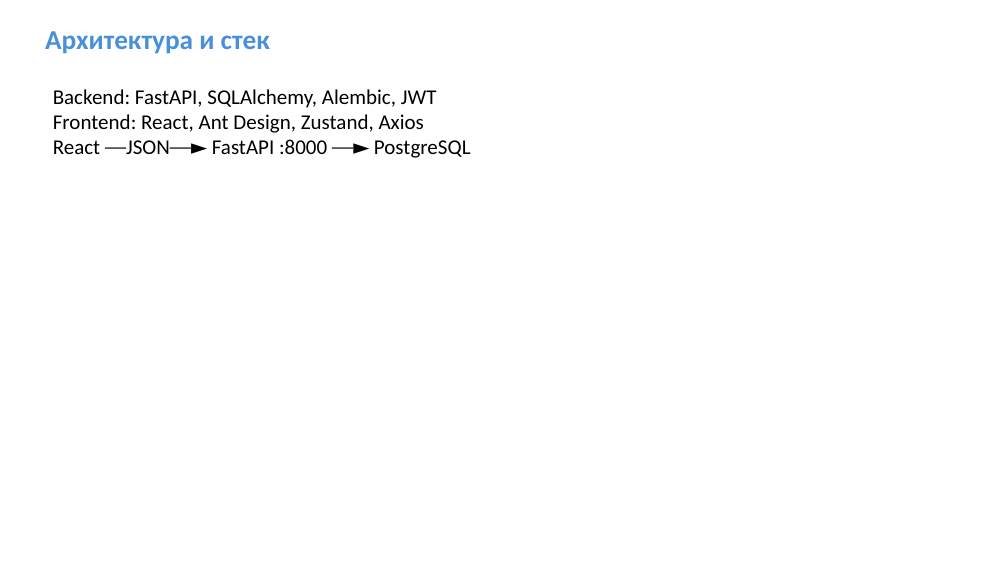
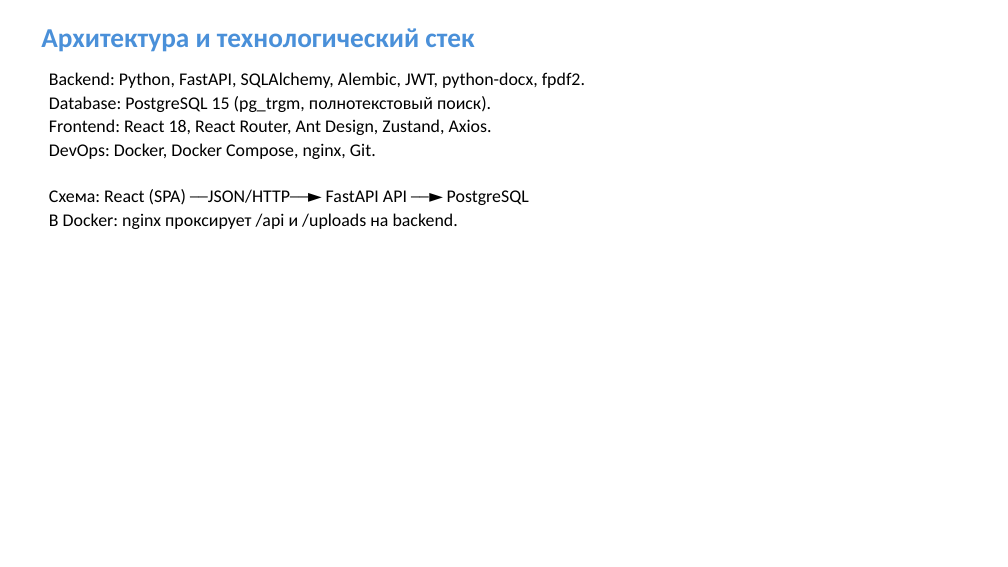
Before and after one commit to Sergei0319/ticktick-diplom, a slide deck: slide 3 of presentation/Презентация_TickTick_диплом.pptx. Drawn at 1008x567 pixels with LibreOffice and Linux fonts; fonts in the diff are those of the drawing. Boxes give left, top, right and bottom in pixels: in the first picture for what was removed or moved away, otherwise in the second. Text is boxed around its words. In the diff, an @@ line names an element or a change of style, - is before the commit and + after.

```diff
--- a/presentation/Презентация_TickTick_диплом.pptx
+++ b/presentation/Презентация_TickTick_диплом.pptx
@@ text at (x1=41, y1=28, x2=474, y2=52): text changed @@
-Архитектура и стек
+Архитектура и технологический стек
@@ text at (x1=49, y1=72, x2=585, y2=229): text changed; size 20 to 17 pt @@
-Backend: FastAPI, SQLAlchemy, Alembic, JWT
-Frontend: React, Ant Design, Zustand, Axios
-React ──JSON──► FastAPI :8000 ──► PostgreSQL
+Backend: Python, FastAPI, SQLAlchemy, Alembic, JWT, python-docx, fpdf2.
+Database: PostgreSQL 15 (pg_trgm, полнотекстовый поиск).
+Frontend: React 18, React Router, Ant Design, Zustand, Axios.
+DevOps: Docker, Docker Compose, nginx, Git.
+Схема: React (SPA) ──JSON/HTTP──► FastAPI API ──► PostgreSQL
+В Docker: nginx проксирует /api и /uploads на backend.
```
Also in this commit, not shown: 5 other slides changed, 4 slides added, 4 slides removed.
